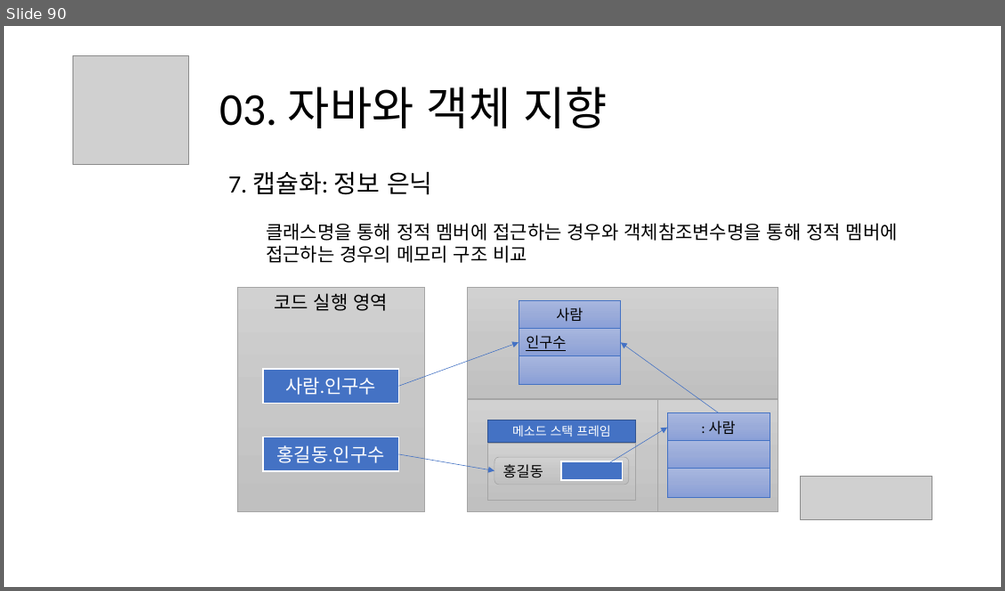
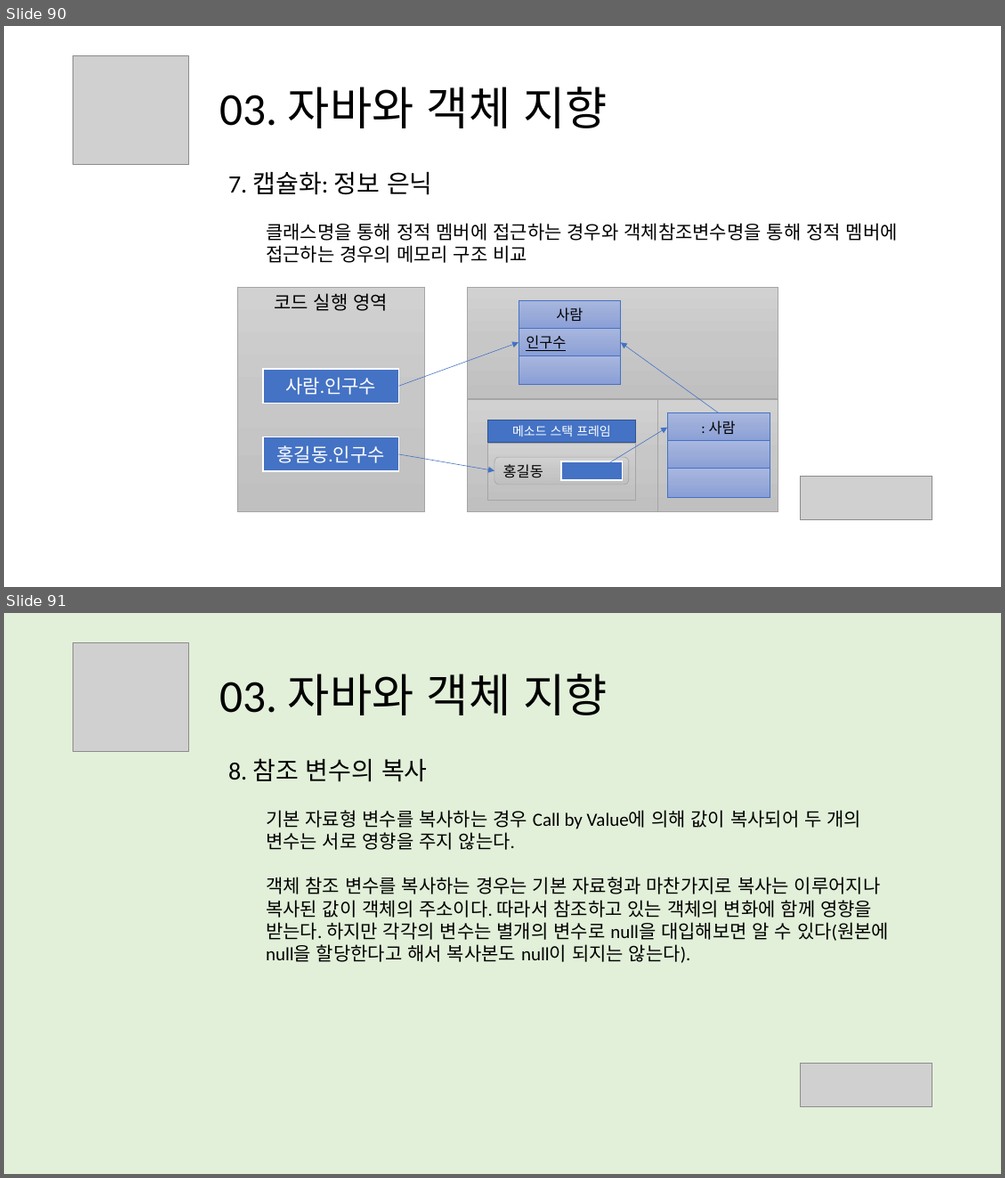
Before and after one commit to mazdah/HTTPTest, a slide deck: docs/스프링 입문을 위한 객체 지향의 원리와 이해 .pptx. Shown one above the other, each under a label of ours: slide 90 before the commit, slides 90 and 91 after it. The pictures are 1005x591 and 1005x1178 pixels, drawn with LibreOffice and Linux fonts; fonts in the diff are those of the drawing; grey boxes stand for pictures. Boxes give left, top, right and bottom in pixels: in the first picture for what was removed or moved away, otherwise in the second. Text is boxed around its words. In the diff, an @@ line names an element or a change of style, - is before the commit and + after.

Commit message:
-  2022.09.14 학습 자료 정리 커밋

```diff
--- a/docs/스프링 입문을 위한 객체 지향의 원리와 이해 .pptx
+++ b/docs/스프링 입문을 위한 객체 지향의 원리와 이해 .pptx
@@ slide 91 added at [4,613,1001,1174], background #E2F0D9 @@
@@ picture added at [73,643,189,751] @@
@@ title added at [219,674,607,715], 44 pt, text #000000 @@
+03. 자바와 객체 지향
@@ text added at [228,758,889,963], 18 pt, text #000000 @@
+8. 참조 변수의 복사
+  기본 자료형 변수를 복사하는 경우 Call by Value에 의해 값이 복사되어 두 개의 변수는 서로 영향을 주지 않는다.
+  객체 참조 변수를 복사하는 경우는 기본 자료형과 마찬가지로 복사는 이루어지나 복사된 값이 객체의 주소이다. 따라서 참조하고 있는 객체의 변화에 함께 영향을 받는다. 하지만 각각의 변수는 별개의 변수로 null을 대입해보면 알 수 있다(원본에 null을 할당한다고 해서 복사본도 null이 되지는 않는다).
@@ picture added at [801,1063,933,1107] @@
```
Also in this commit, not shown: 1 slide changed, 3 other slides added.
